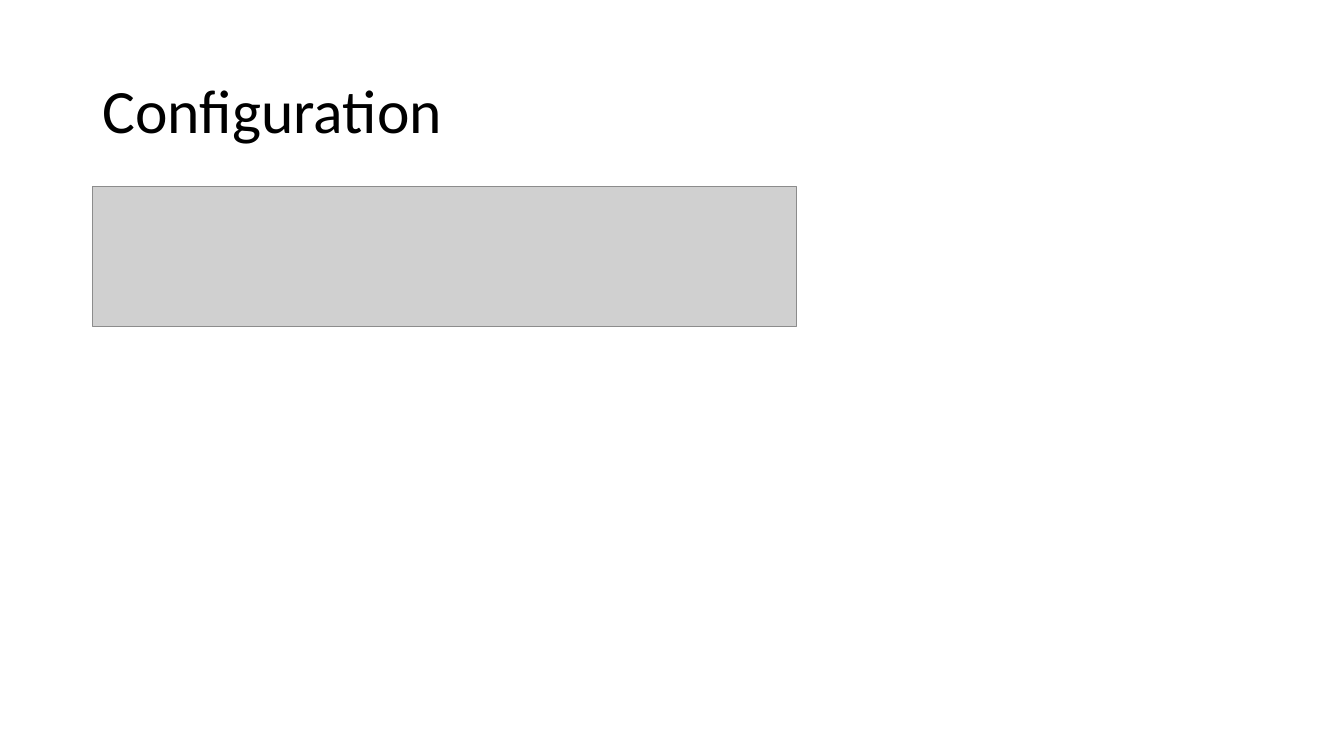
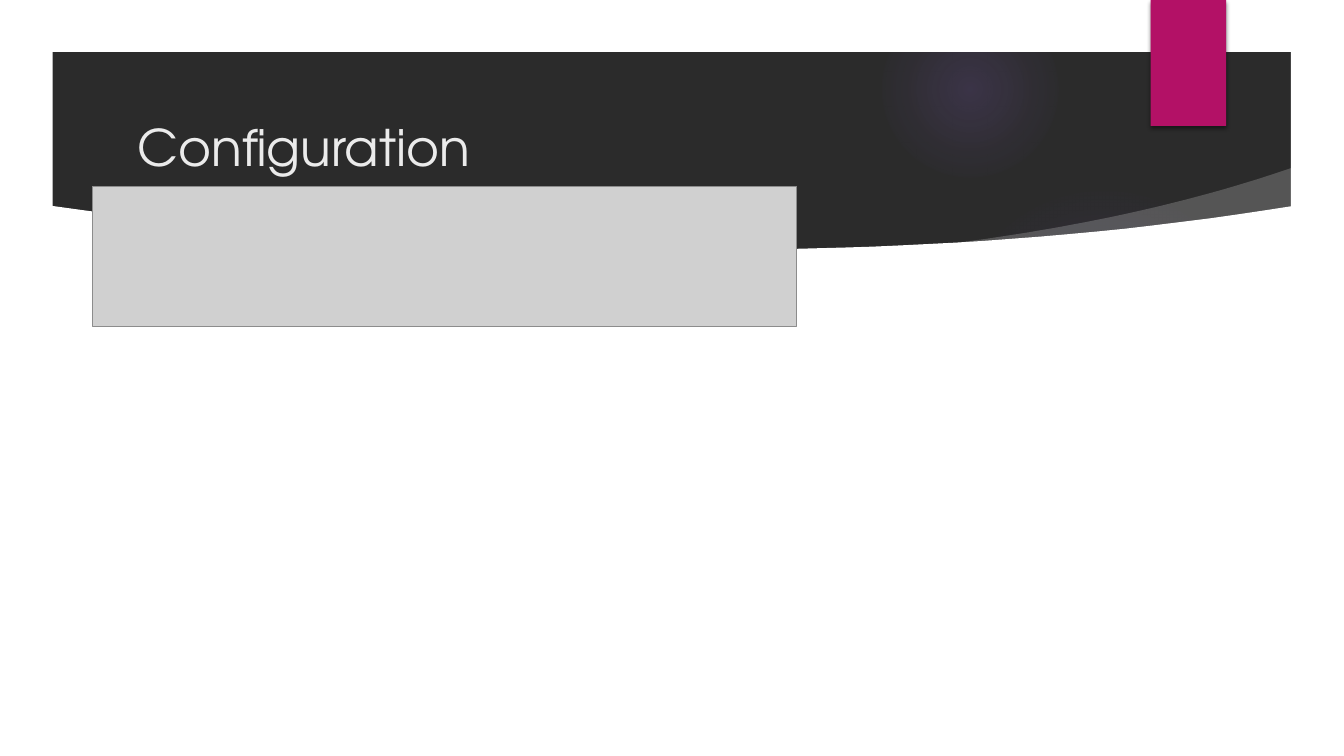
Before and after one commit to Joannahy/projects, a slide deck: slide 4 of how_to_work_with_git.pptx. Drawn at 1344x756 pixels with LibreOffice and Linux fonts; fonts in the diff are those of the drawing; grey boxes stand for pictures; background and template pictures are left out; a plain dark background stands for a picture behind light text. Boxes give left, top, right and bottom in pixels: in the first picture for what was removed or moved away, otherwise in the second. Text is boxed around its words. In the diff, an @@ line names an element or a change of style, - is before the commit and + after.

```diff
--- a/how_to_work_with_git.pptx
+++ b/how_to_work_with_git.pptx
@@ background #FFFFFF to picture (left out) @@
@@ group added at [0, 0, 1344, 756]: 3 freeform shapes, 2 ellipses @@
@@ rectangle added at [1150, 0, 1226, 126], fill #B31166 @@
@@ title "Configuration": place and size @@
-title "Configuration" at [102, 90, 441, 144]
+title "Configuration" at [137, 128, 470, 190]
@@ title "Configuration" at [137, 128, 470, 190]: size 44 to 36 pt, font Calibri to TeX Gyre Adventor, text colour #000000 to #EBEBEB; line spacing 0.9 to 1 @@
```
Also in this commit, not shown: 4 other slides changed, 1 slide added.
